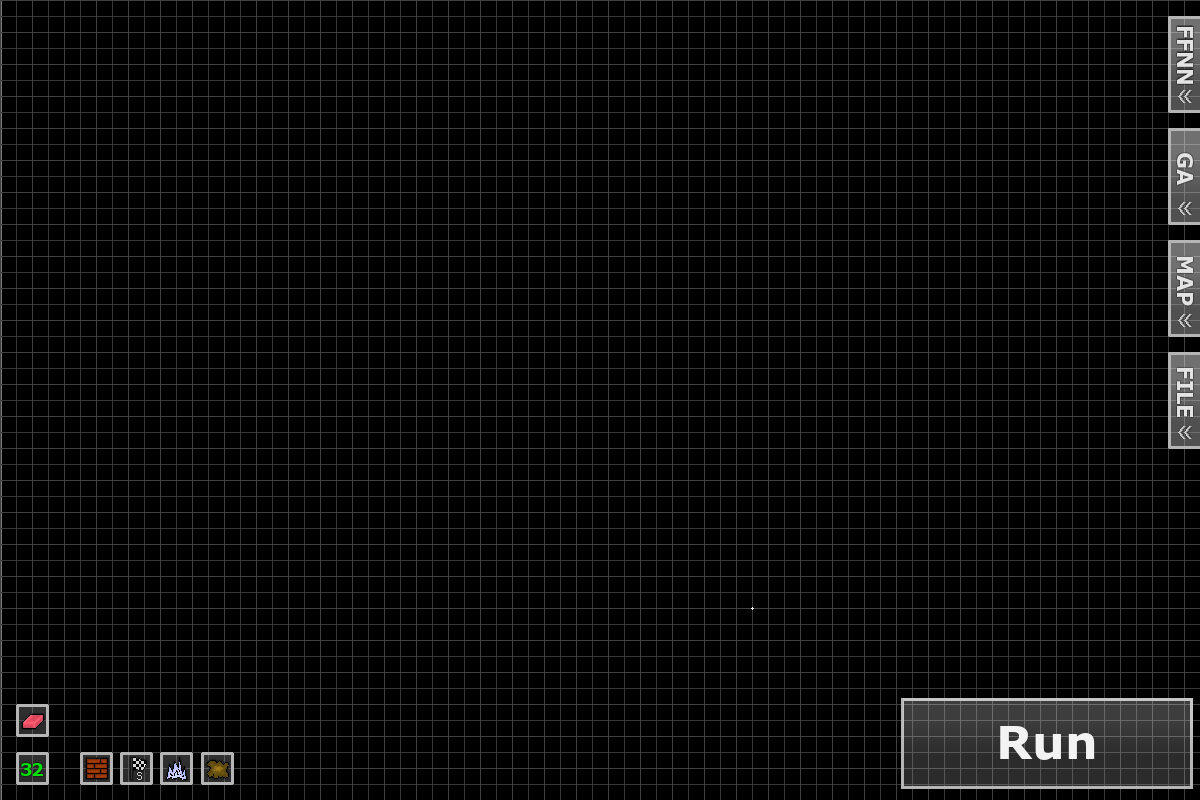
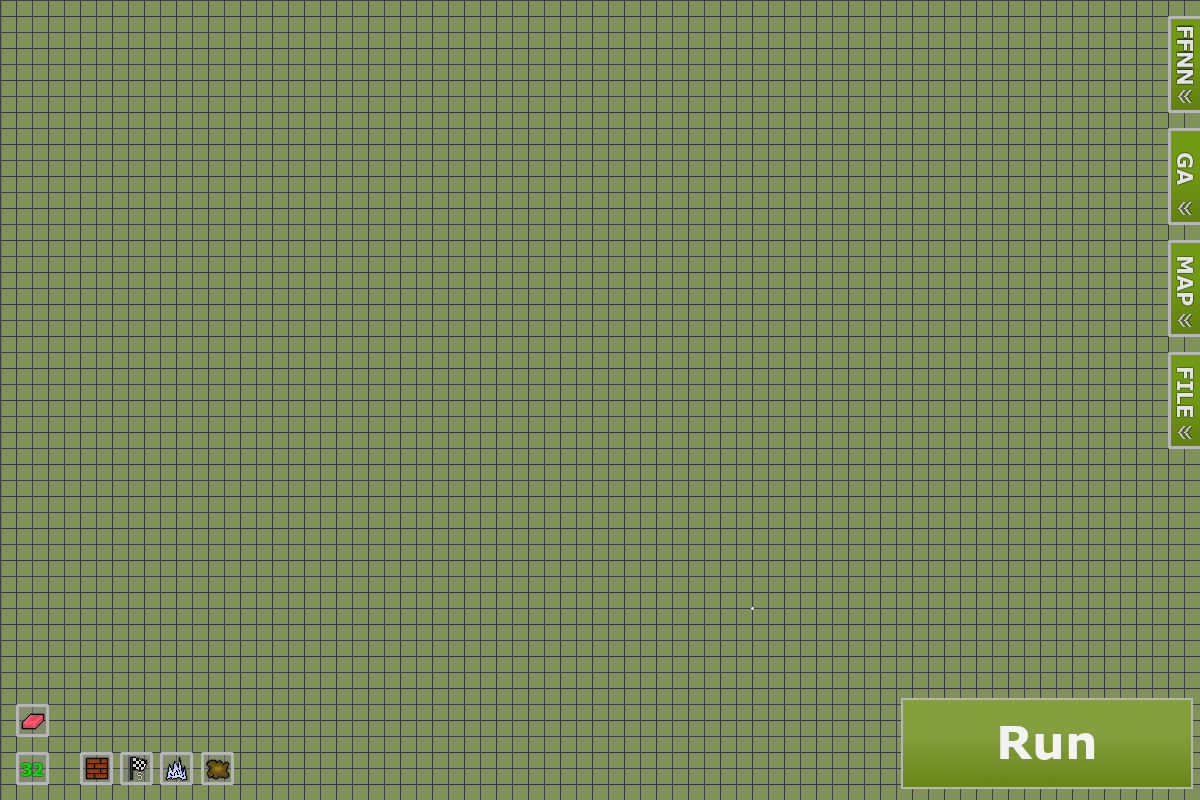
Revision of a layered w=1200, h=800 image; what changed, layer by layer:
"Pasted Layer": opacity 24% → 100%, painted on it over [903, 698, 1193, 787]
painted on "Pasted Layer #1" over [903, 698, 1193, 787]
"Layer #41": opacity 44% → 100%, painted on it over [1168, 352, 1200, 449]
renamed "Layer #37" to "Pasted Layer #5", opacity 44% → 100%, painted on it over [1168, 240, 1200, 337]
renamed "Layer #33" to "Pasted Layer #6", opacity 44% → 100%, painted on it over [1168, 128, 1200, 225]
renamed "Layer #27" to "Pasted Layer #7", opacity 44% → 100%, painted on it over [1168, 16, 1200, 113]
painted on "Background" over [2, 1, 1200, 800]
